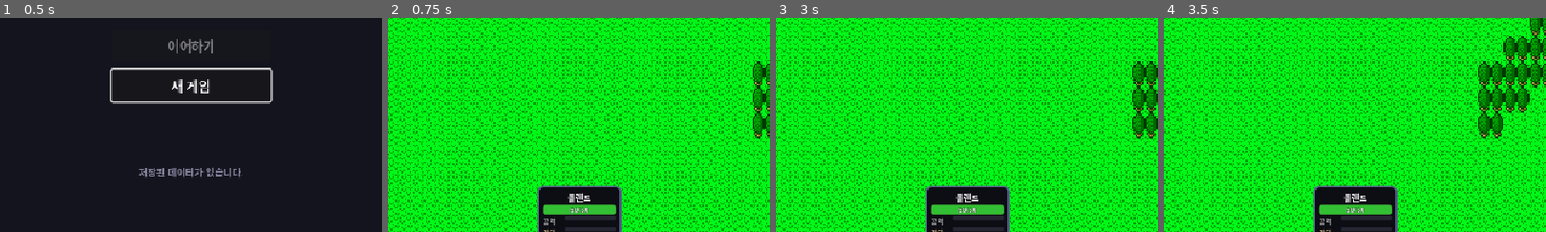
Above: before the commit, frames 1-4 (left to right).
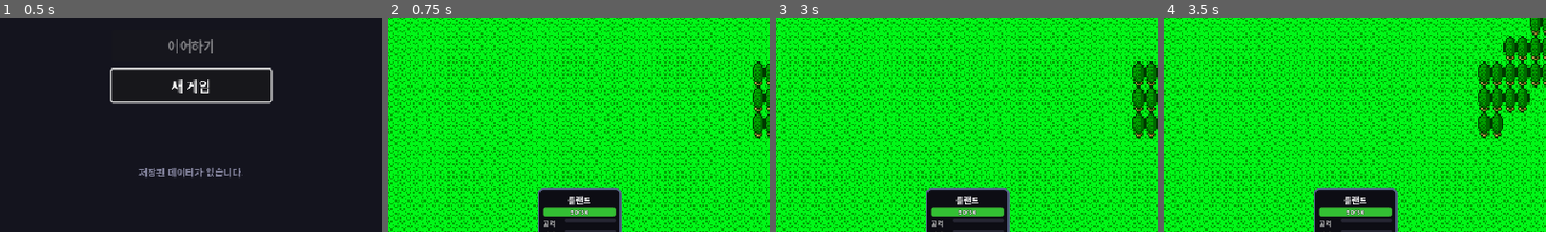
Above: after the commit, the same moments.

Repository: limmmmmmn/Appears-Appears
Game: Godot game, scene res://scenes/main/Main.tscn
Same seed, same stepped clock (60 frames per second), same inputs: the game is played once before the commit and once after it.
Inputs (mouse positions are % of the whole screen's width and height, from its top left):
- Up to frame 1 (0.5 s): no input
- Up to frame 2 (0.75 s): click "새 게임" at 0.5 s
- Up to frame 3 (3 s): click "☰" at 1.25 s; click "게임 계속" at 2 s; tap Enter at 2.75, 2.85 s; move the mouse to (72, 45) at 2.77 s; hold Right (ui_right) from 2.78 s (still down); click (72, 45) at 2.92 s
- Up to frame 4 (3.5 s): keep holding Right (ui_right); tap Space at 3.02 s
The pictures show only the part of the screen within x 25-75%, y 50-100%; the shares and areas given below are measured in that part.

Frame 1 is identical in both runs. In frame 2, 1.8% of the frame differs, in the area x 39-62%, y 78-100%; in frame 3, 1.8%; in frame 4, 1.8%.

Commit message:
fix: 파티 카드 중복 문제 해결 - 래퍼 구조 도입
- 각 카드를 Control 래퍼로 감싸서 클리핑 처리
- 패널을 래퍼 안에서 애니메이션하여 HBoxContainer 충돌 방지
- queue_free 대신 free 사용으로 즉시 노드 삭제
- 초기 위치를 HOVER_OFFSET으로 설정하여 상단만 노출

https://claude.ai/code/session_01HMJ2TZbvfDboco6XHexxSY

Diff:
--- a/scripts/ui/field/BottomPartyCards.gd
+++ b/scripts/ui/field/BottomPartyCards.gd
@@ -23,7 +23,8 @@
 
 # 카드 데이터
 class HeroCard:
-	var panel: PanelContainer
+	var wrapper: Control  # 래퍼 (HBoxContainer 자식, 클리핑용)
+	var panel: PanelContainer  # 실제 카드 패널 (wrapper 자식, 애니메이션 대상)
 	var drop_target: Control  # 드롭 영역
 	var name_label: Label
 	var hp_bar: ProgressBar
@@ -55,9 +56,9 @@
 	anchor_bottom = 1.0
 	offset_left = 0
 	offset_right = 0
-	# 카드가 화면 아래로 숨겨지도록 위치 조정
-	offset_top = -CARD_VISIBLE_HEIGHT
-	offset_bottom = CARD_HEIGHT - CARD_VISIBLE_HEIGHT
+	# 카드 래퍼가 화면 하단에 위치하도록 (래퍼 전체 높이만큼)
+	offset_top = -CARD_HEIGHT
+	offset_bottom = 0
 
 	# HBoxContainer로 카드들을 가로로 배치 (중앙 정렬)
 	cards_container = HBoxContainer.new()
@@ -92,11 +93,11 @@
 	# 기존 카드 데이터 초기화
 	hero_cards.clear()
 
-	# cards_container의 모든 자식 즉시 제거
+	# cards_container의 모든 자식 즉시 제거 (free 사용으로 즉시 삭제)
 	if cards_container:
 		for child in cards_container.get_children():
 			cards_container.remove_child(child)
-			child.queue_free()
+			child.free()  # queue_free 대신 free로 즉시 삭제
 
 	var party: Array = PartyManager.get_party() if PartyManager else []
 
@@ -106,17 +107,24 @@
 			continue
 		var card := _create_hero_card(i)
 		hero_cards.append(card)
-		cards_container.add_child(card.panel)
+		cards_container.add_child(card.wrapper)
 
 
 func _create_hero_card(index: int) -> HeroCard:
 	var card := HeroCard.new()
 	card.hero_index = index
 
-	# 메인 패널
+	# 래퍼 컨트롤 (HBoxContainer의 자식으로 들어감, 클리핑 담당)
+	card.wrapper = Control.new()
+	card.wrapper.custom_minimum_size = Vector2(CARD_WIDTH, CARD_HEIGHT)
+	card.wrapper.clip_contents = true  # 패널이 래퍼 밖으로 나가면 잘림
+
+	# 메인 패널 (래퍼 안에서 움직임)
 	card.panel = PanelContainer.new()
 	card.panel.custom_minimum_size = Vector2(CARD_WIDTH, CARD_HEIGHT)
+	card.panel.position.y = HOVER_OFFSET  # 초기 위치: 아래로 내려가 있음
 	_style_card_panel(card.panel)
+	card.wrapper.add_child(card.panel)
 
 	# 드롭 타겟 (전체 카드 영역) + hover 처리
 	card.drop_target = _EquipDropTarget.new()
@@ -336,7 +344,8 @@
 	var tween := create_tween()
 	tween.set_ease(Tween.EASE_OUT)
 	tween.set_trans(Tween.TRANS_BACK)
-	tween.tween_property(card.panel, "position:y", -HOVER_OFFSET, 0.2)
+	# 래퍼 안에서 패널을 위로 올림 (HOVER_OFFSET -> 0)
+	tween.tween_property(card.panel, "position:y", 0.0, 0.2)
 
 
 func _on_card_mouse_exited(card: HeroCard) -> void:
@@ -347,7 +356,8 @@
 	var tween := create_tween()
 	tween.set_ease(Tween.EASE_OUT)
 	tween.set_trans(Tween.TRANS_QUAD)
-	tween.tween_property(card.panel, "position:y", 0.0, 0.15)
+	# 래퍼 안에서 패널을 아래로 내림 (0 -> HOVER_OFFSET)
+	tween.tween_property(card.panel, "position:y", float(HOVER_OFFSET), 0.15)
 #endregion
 
 
